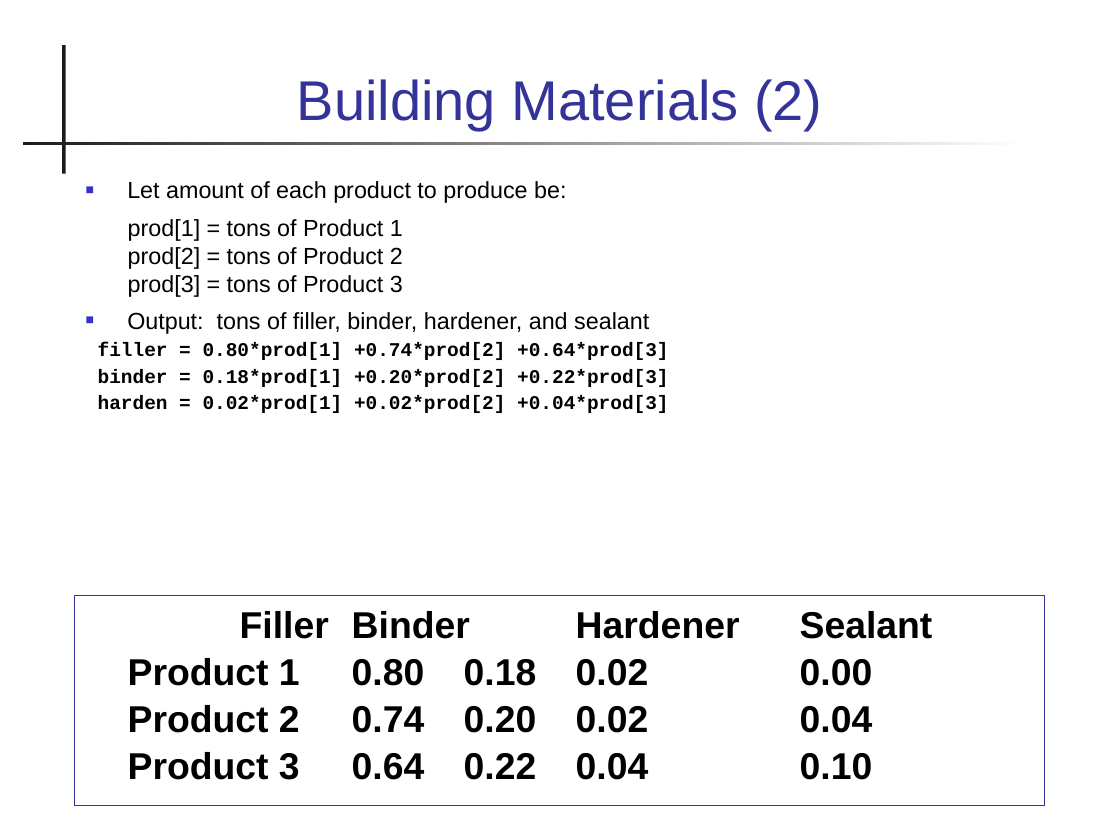
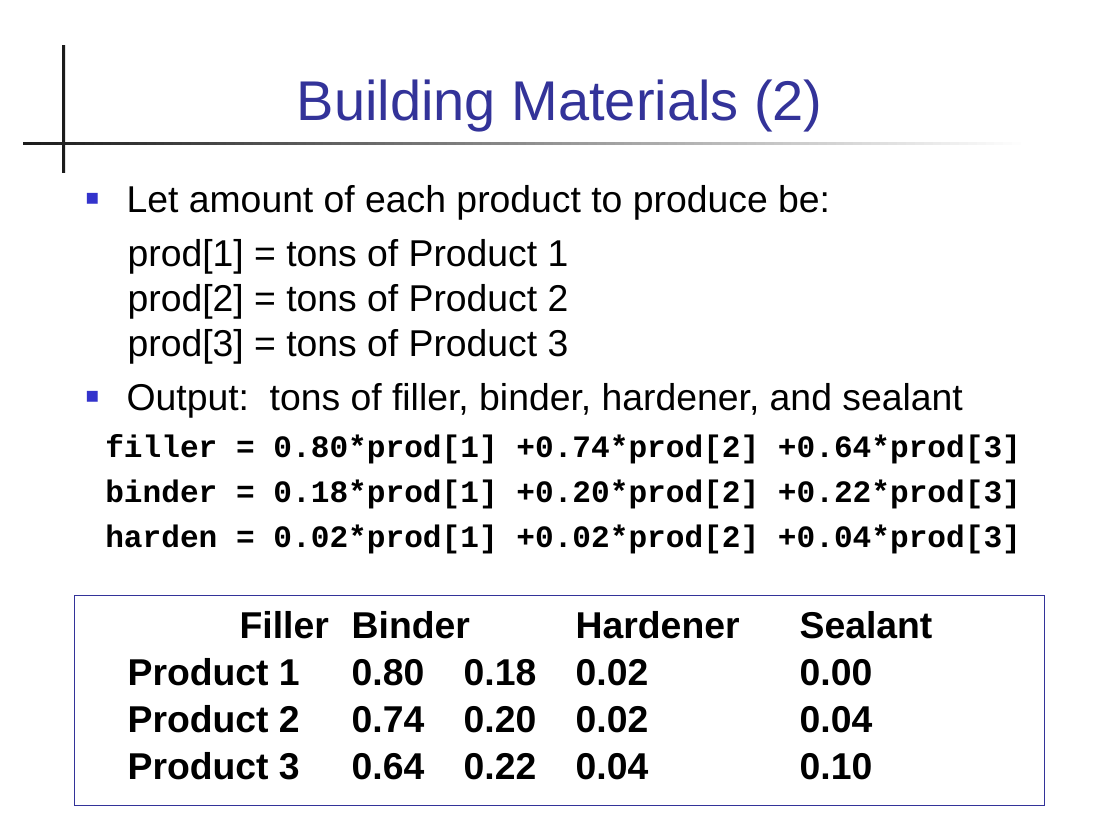
Before and after one commit to cpske/programming1, a slide deck: slide 41 of java-basics/19-Arrays-2D.ppt (slide 29 before the commit). Drawn at 1120x840 pixels with LibreOffice and Linux fonts; fonts in the diff are those of the drawing. Boxes give left, top, right and bottom in pixels: in the first picture for what was removed or moved away, otherwise in the second. Text is boxed around its words. In the diff, an @@ line names an element or a change of style, - is before the commit and + after.

```diff
--- a/java-basics/19-Arrays-2D.ppt
+++ b/java-basics/19-Arrays-2D.ppt
@@ text "Let amount of each product ..." at (x1=105, y1=185, x2=1021, y2=554): size 15 to 24 pt in "Let amount of each product to produce ...", "prod[1] = tons of Product 1 prod[2] ...", "Output: tons of filler, binder, hardener, and ..."; size 12.5 to 20 pt in "filler = 0.80*prod[1] +0.74*prod[2] +0.64*prod[3]", "binder = 0.18*prod[1] +0.20*prod[2] +0.22*prod[3]", "harden = 0.02*prod[1] +0.02*prod[2] +0.04*prod[3]"; line spacing 0.8 to 1 @@
```
Also in this commit, not shown: 12 other slides changed, 3 slides added, 4 slides removed, 6 other files.
